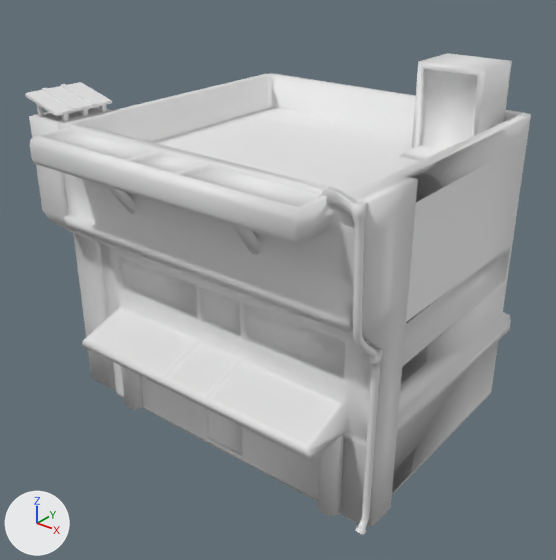
The glTF model assets/3d/buildings/building_farming_tall/sm_building_farming_tall.gltf, before and after one commit.
The view is the same before and after, from a camera (50 mm lens) standing at (13.1, -17.43, 15.0) and looking at (-0.28, -0.7, 4.62). Lighting does not change. The marker at lower left points along +X, +Y and +Z. Materials are left out; every surface is plain grey. Objects named as collision shapes, trigger or cutter boxes, shadow casters or lower levels of detail are left out. Where no turn or scale is listed for an object, it has been applied to the vertices. Vertices at the same position are counted once.

Script lines for the objects in view, before the commit:
```python
me_cube_001 = bpy.data.meshes.new('Cube.001')
me_cube_001.from_pydata(...)  # 1683 vertices, 3314 faces; spans x -6.35..5.32, y -6.04..5.9, z -0.01..11.03
# faces by material slot: [2485, 88, 172, 6, 563]
me_cube_001.materials.append(mat_t_buidling_05)
me_cube_001.materials.append(mat_t_building_05_door)
me_cube_001.materials.append(mat_t_buiilding_05_windows)
me_cube_001.materials.append(mat_t_building_05_solarpanels)
me_cube_001.materials.append(mat_t_building_05_detailing)
# before: 1379 (2.2, 4.35, 11.03) at pixel (447, 53), 1380 (4.23, 4.35, 11.03) at pixel (511, 60), 1384 (2.2, 2.58, 11.03) at pixel (418, 61), 1385 (4.23, 2.58, 11.03) at pixel (484, 70), 1400 (2.2, 4.24, 11.03) at pixel (445, 53)
# before: 1401 (4.23, 4.24, 11.03) at pixel (510, 61), 1403 (4.23, 2.66, 11.03) at pixel (486, 69), 1405 (2.2, 2.66, 11.03) at pixel (419, 61)
ob_sm_farmbuilding_tall_05_mesh = bpy.data.objects.new('sm_farmbuilding_tall_05-mesh', me_cube_001)
ob_sm_farmbuilding_tall_05_mesh.location = (0.0, 0.0, 0.0)
```
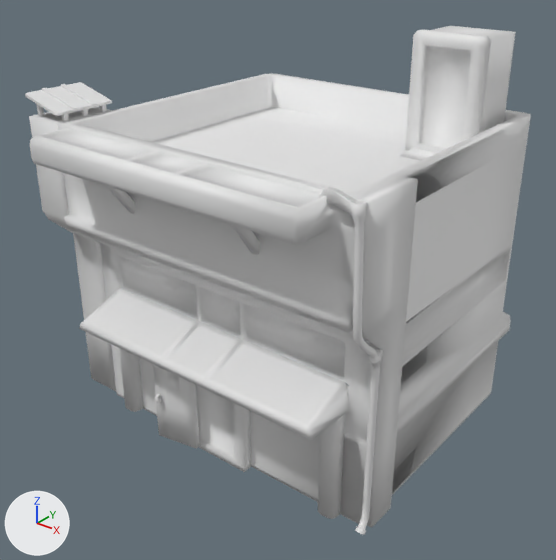
Boxes (x1, y1, x2, y2) around the edits, measured in the pictures (556 x 560 px; the box of a moved part takes in the faces that stretch with it):
'sm_farmbuilding_tall_05-mesh', reshaped
    before: (25, 53, 531, 535)
    after: (25, 26, 531, 535)
part 1 of me_cube_001, moved or reshaped
    before: (121, 366, 143, 410)
    after: (119, 348, 143, 412)
part 2 of me_cube_001, moved or reshaped
    before: (318, 434, 344, 517)
    after: (318, 414, 345, 519)
part 3 of me_cube_001, added
    after: (153, 364, 200, 449)
part 4 of me_cube_001, added
    after: (405, 29, 491, 153)
part 5 of me_cube_001, added
    after: (196, 385, 251, 472)
part 6 of me_cube_001, added
    after: (155, 394, 161, 404)
part 7 of me_cube_001, moved or reshaped
    before: (81, 289, 367, 461)
    after: (79, 288, 367, 441)
part 8 of me_cube_001, moved or reshaped
    before: (412, 53, 512, 148)
    after: (433, 26, 516, 133)

The edits, one by one:
me_cube_001 is used by ob_sm_farmbuilding_tall_05_mesh; location (0.0, 0.0, 0.0).
Verts and faces of me_cube_001; kept vertices keep their numbers, new ones are numbered from 1683.
me_cube_001 had 1683 vertices, 3314 faces and spanned x -6.35..5.32, y -6.04..5.9, z -0.01..11.03.
me_cube_001 now has 2083 vertices, 4072 faces and spans x -6.35..5.32, y -6.04..5.9, z -0.04..11.91.
me_cube_001 part 1: the loose piece of 24 vertices spanning x -4.23..-3.63, y -4.02..-3.66, z 0.1..2.87 is scaled about its middle by (1, 1, 1.36), then moved by (0.0, 0.0, 0.42).
me_cube_001 part 2: the loose piece of 24 vertices spanning x 3.68..4.28, y -4.02..-3.66, z 0.1..2.87 is scaled about its middle by (1, 1, 1.36), then moved by (0.0, 0.0, 0.42).
me_cube_001 part 3: a new loose piece of 104 vertices spanning x -2.04..-0.62, y -4.48..-4.07, z 0.17..2.97.
me_cube_001 part 4: a new loose piece of 56 vertices spanning x 2.13..4.29, y 2.31..2.62, z 8.48..11.91.
me_cube_001 part 5: a new loose piece of 56 vertices spanning x -1.1..1.06, y -3.96..-3.66, z -0.04..3.39.
me_cube_001 part 6: a new loose piece of 24 vertices spanning x -1.9..-1.78, y -4.62..-4.46, z 1.49..1.74.
Part 7, on me_cube_001:
5 vertices are removed from x -4.36..4.39, y -3.66, z 2.87..3.66.
36 faces are deleted.
27 vertices in x -4.36..4.39, y -5.24..-3.66, z 2.87..3.6 move by (0.0, 0.0, 0.61).
8 vertices in x -4.07..4.1, y -5.08..-3.66, z 3.16..3.66 move by (0.0, 0.0, 0.6).
5 vertices are added at (0.83, -3.66, 3.48), (4.39, -3.66, 3.48), (-4.36, -3.66, 3.48), (-4.24, -3.66, 4.26), (4.27, -3.66, 4.26).
36 new faces join them.
Part 8, on me_cube_001:
Vertices 1379, 1380, 1384, 1385, 1400, 1401, 1403, 1405 move by (0.0, 0.0, 0.79).
